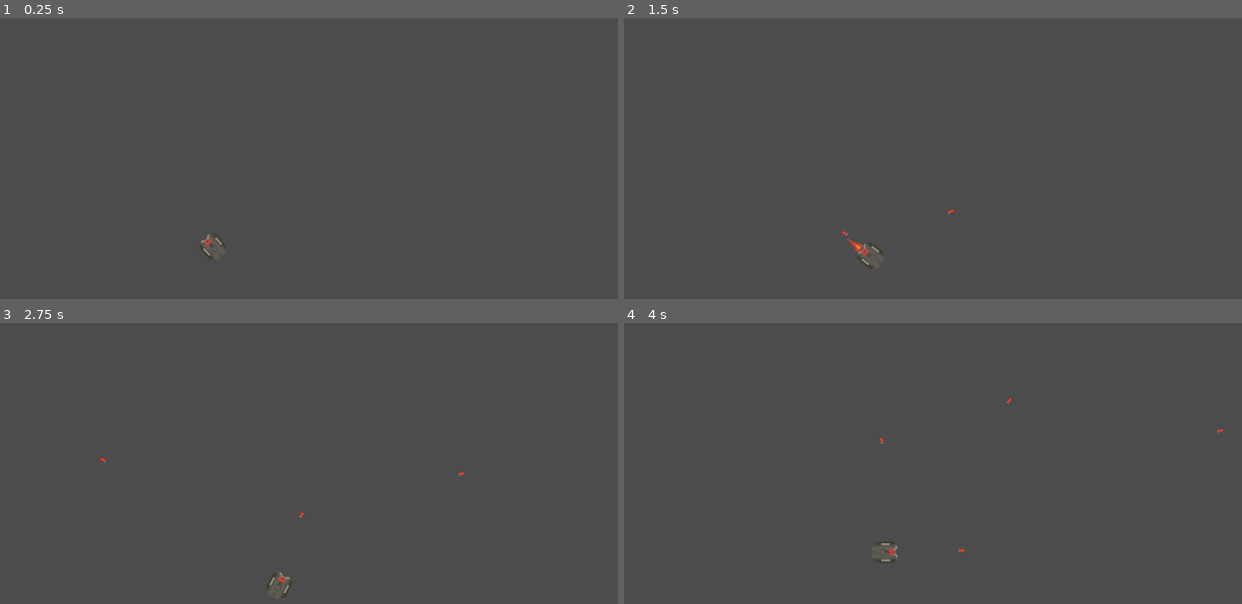
Above: before the commit, frames 1-4 (two rows, left to right).
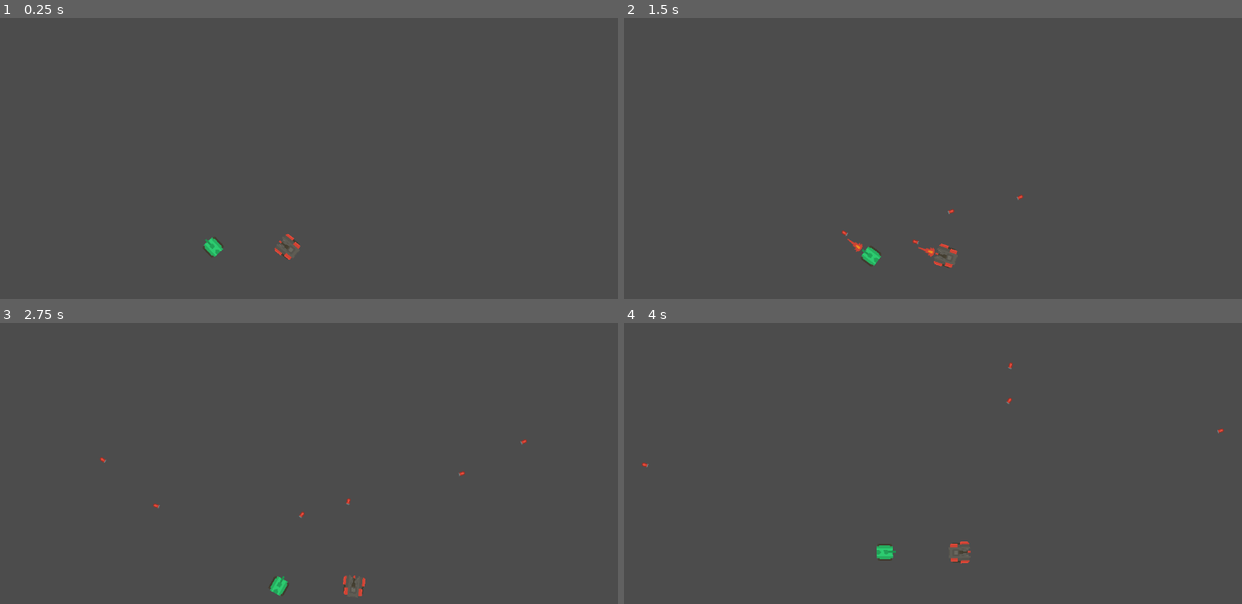
Above: after the commit, the same moments.

Repository: Airtonzentokimura/Rogue-Tank
Game: Godot game, scene res://scenes/teste_area.tscn
Two runs of this game, one before a commit and one after it. Both use one fixed random seed, a clock stepped at 60 frames per second and the inputs below.
Inputs (mouse positions are in pixels of both pictures, inside the frame that each line leads up to):
- Up to frame 1 (0.25 s): no input
- Up to frame 2 (1.5 s): tap Enter at 0.5 s; move the mouse to (1068, 175) at 0.52 s; hold Right (ui_right) 0.53-1.28 s; tap Ctrl (ui_shoot) at 0.6, 1.35 s; move the mouse to (809, 209) at 1.27 s; hold Down (ui_down) from 1.28 s (still down)
- Up to frame 3 (2.75 s): move the mouse to (370, 421) at 2.02 s; release Down (ui_down) at 2.03 s; hold Right (ui_right) from 2.03 s (still down); tap Ctrl (ui_shoot) at 2.1 s
- Up to frame 4 (4 s): move the mouse to (902, 564) at 2.77 s; release Right (ui_right) at 2.78 s; hold Up (ui_up) 2.78-3.53 s; tap Ctrl (ui_shoot) at 2.85, 3.6 s; move the mouse to (1118, 547) at 3.52 s; hold Left (ui_left) from 3.53 s (still down)

The runs differ from the first frame. In frame 1, 0.3% of the frame differs, in the area x 32-49%, y 76-86%; in frame 2, 0.4%, in the area x 37-65%, y 62-90%; in frame 3, 0.3%; in frame 4, 0.4%.
Error before the commit: Invalid set index 'texture' (on base: 'GDScriptNativeClass') with value of type 'StreamTexture'. (res://Scripts/Tank.gd:59)

Commit message:
Mudança no script tanque corrigindo o codigo do ready para o draw.

Diff:
--- a/Rogue tank/Scripts/Tank.gd
+++ b/Rogue tank/Scripts/Tank.gd
@@ -50,13 +50,12 @@
 ]
 
 func _ready():
-	$Sprite.texture = load(bodies[bodie])
-	$Barrel/Sprite.texture = load(barrels[barrel])
+	print (self)
 	pass
 
 #funcão que é chamada quando precisa redesenhar o objeto
 func _draw():
-	Sprite.texture = load(bodies[bodie])
+	$Sprite.texture = load(bodies[bodie])
 	$Barrel/Sprite.texture = load(barrels[barrel])
 
 func _process(delta):
@@ -77,7 +76,7 @@
 		dir_y += 1
 	if Input.is_action_just_pressed("ui_shoot"):
 		#Funcao que limita o numero de balas
-		if get_tree().get_nodes_in_group("Cannon_bullets").size() < 30:
+		if get_tree().get_nodes_in_group("Cannon_bullets").size() < 6:
 			#Adicionar a variavel bullet e puxando os dados para ser utilizado do pre-scene
 			var bullet = pre_bullet.instance()
 			#Local e posição que ira sair a imagem
--- a/Rogue tank/scenes/teste_area.tscn
+++ b/Rogue tank/scenes/teste_area.tscn
@@ -6,4 +6,9 @@
 
 [node name="Tank" parent="." instance=ExtResource( 1 )]
 position = Vector2( 471.392, 507.802 )
-bodie = 3
+bodie = 4
+barrel = 14
+
+[node name="Tank2" parent="." instance=ExtResource( 1 )]
+position = Vector2( 636.742, 508.613 )
+barrel = 5
